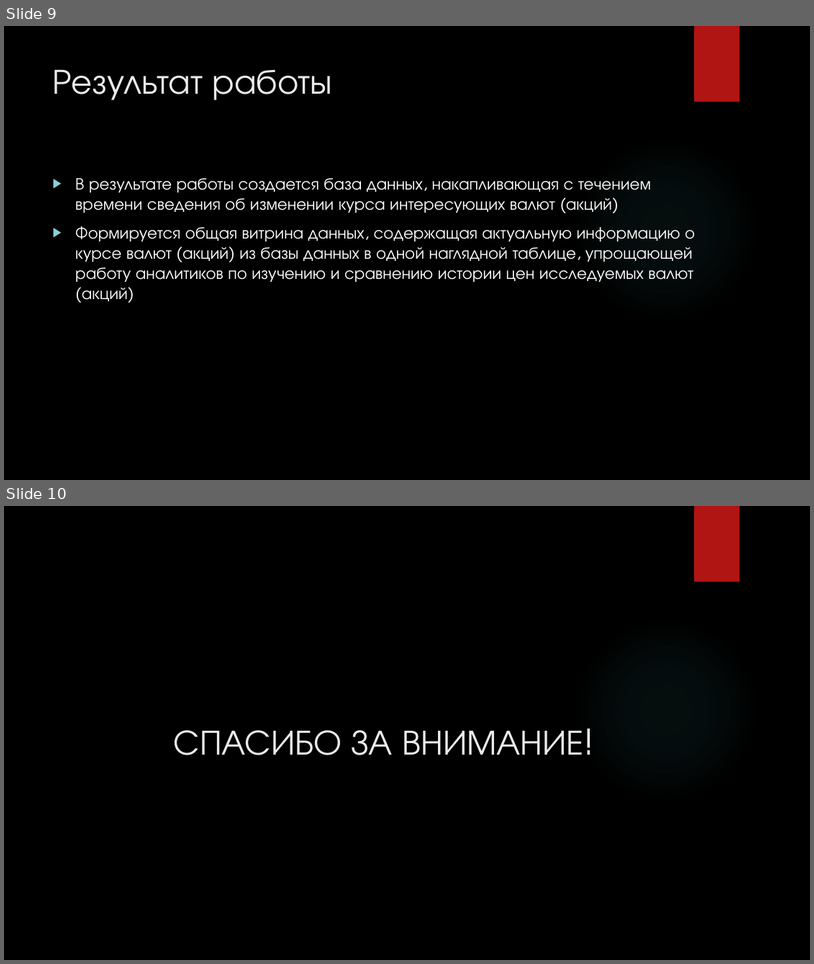
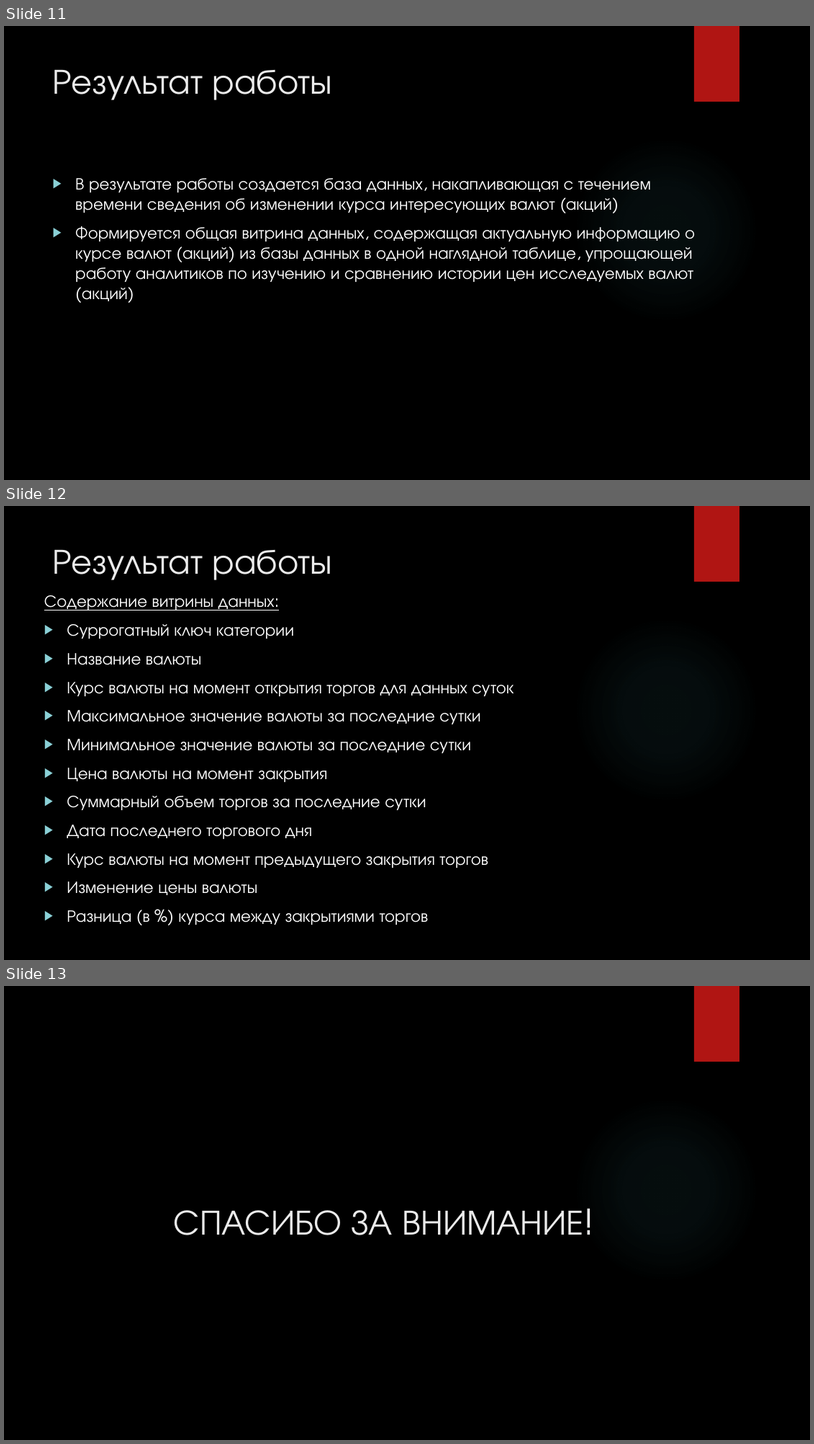
Before and after one commit to Git88user/Project_7, a slide deck: doc/Презентация_Project_7.pptx. Shown one above the other, each under a label of ours: slides 9 and 10 before the commit, slides 11, 12 and 13 after it. The pictures are 814x964 and 814x1444 pixels, drawn with LibreOffice and Linux fonts; fonts in the diff are those of the drawing; background and template pictures are left out. Boxes give left, top, right and bottom in pixels: in the first picture for what was removed or moved away, otherwise in the second. Text is boxed around its words. In the diff, an @@ line names an element or a change of style, - is before the commit and + after.

```diff
--- a/doc/Презентация_Project_7.pptx
+++ b/doc/Презентация_Project_7.pptx
@@ slide 12 added at bbox=[4, 506, 810, 960], background picture (left out); not listed: 2 template elements that a slide beside it also shows @@
@@ title added at bbox=[53, 550, 333, 580], 42 pt, text #EBEBEB @@
+Результат работы
@@ text added at bbox=[44, 595, 514, 924], 20 pt, text #FFFFFF @@
+Содержание витрины данных:
+▶ Суррогатный ключ категории
+▶ Название валюты
+▶ Курс валюты на момент открытия торгов для данных суток
+▶ Максимальное значение валюты за последние сутки
+▶ Минимальное значение валюты за последние сутки
+▶ Цена валюты на момент закрытия
+▶ Суммарный объем торгов за последние сутки
+▶ Дата последнего торгового дня
+▶ Курс валюты на момент предыдущего закрытия торгов
+▶ Изменение цены валюты
+▶ Разница (в %) курса между закрытиями торгов
@@ what was slide 9 is now slide 11 @@
@@ what was slide 10 is now slide 13 @@
```
Also in this commit, not shown: 1 slide changed, 2 other slides added, 3 other files.
